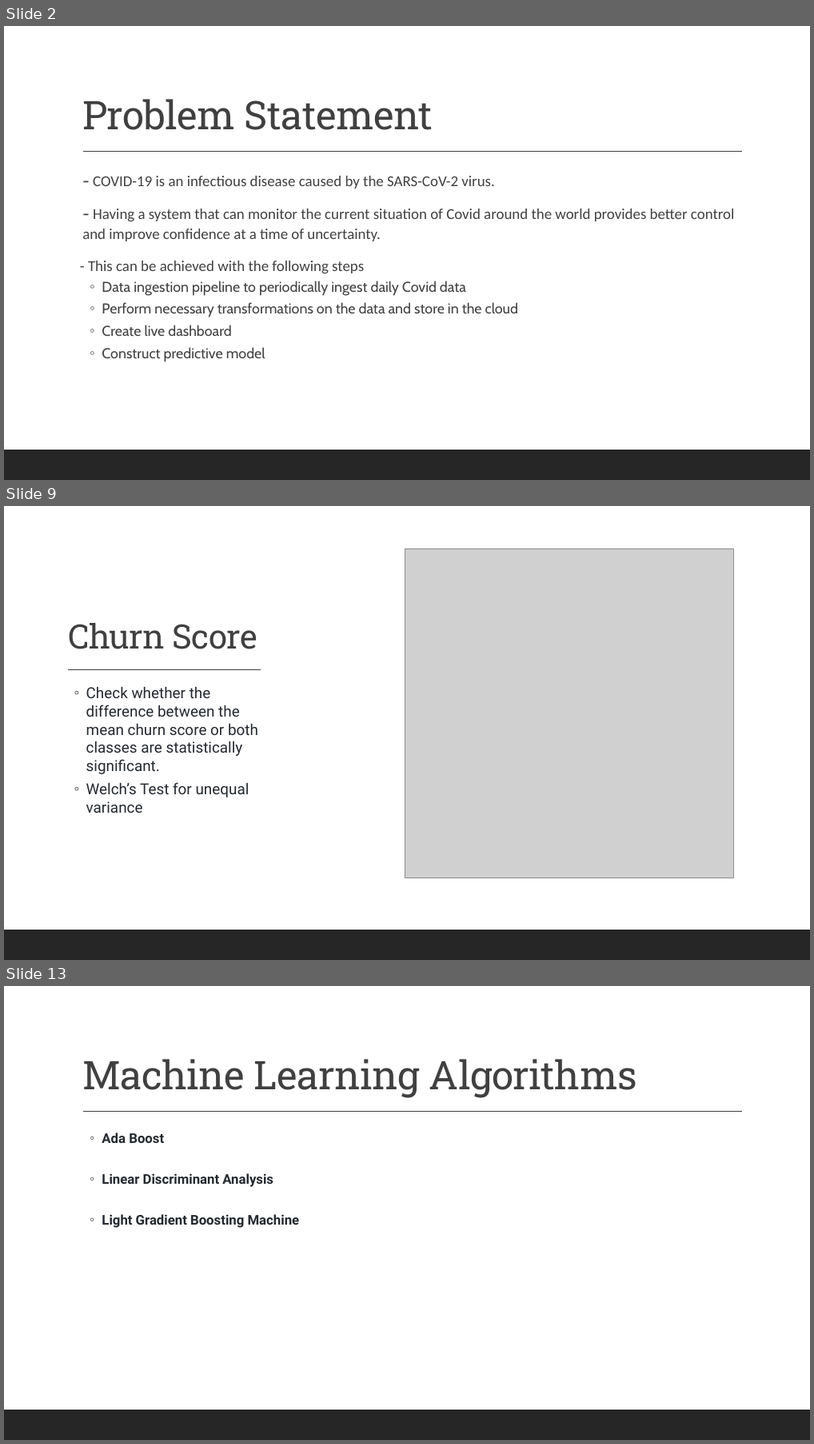
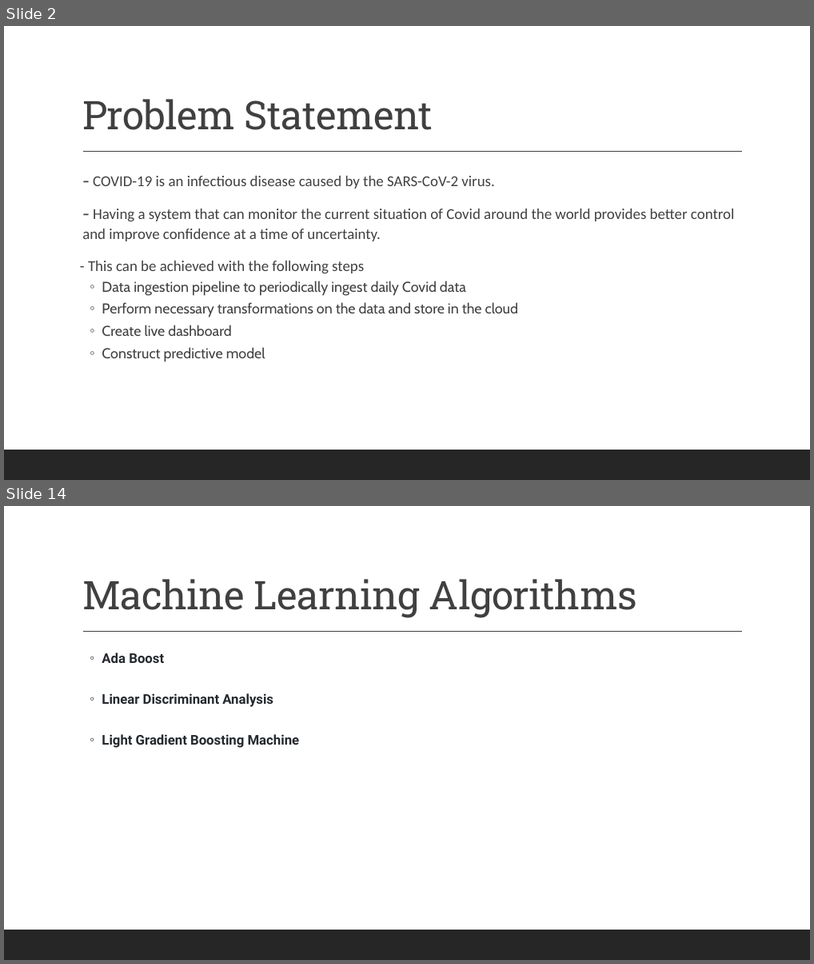
Before and after one commit to VargheseTresa/SpringBoard, a slide deck: cap3/Capstone_Final_Slides.pptx. Shown one above the other, each under a label of ours: slides 2, 9 and 13 before the commit, slides 2 and 14 after it; the slides between them are not shown. The pictures are 814x1444 and 814x964 pixels, drawn with LibreOffice and Linux fonts; fonts in the diff are those of the drawing; grey boxes stand for pictures. Boxes give left, top, right and bottom in pixels: in the first picture for what was removed or moved away, otherwise in the second. Text is boxed around its words. In the diff, an @@ line names an element or a change of style, - is before the commit and + after.

```diff
--- a/cap3/Capstone_Final_Slides.pptx
+++ b/cap3/Capstone_Final_Slides.pptx
@@ slide 9 removed at bbox=[4, 506, 810, 960], background #FFFFFF @@
@@ rectangle removed at bbox=[4, 506, 810, 960] @@
@@ picture removed at bbox=[405, 548, 734, 877] @@
@@ title removed at bbox=[68, 623, 258, 649] @@
-Churn Score
@@ line removed from (67, 670) to (261, 670) @@
@@ text removed at bbox=[86, 687, 258, 812] @@
-  ◦ Check whether the difference between the mean churn score or both classes are statistically significant.
-  ◦ Welch’s Test for unequal variance
@@ rectangle removed at bbox=[4, 929, 810, 960] @@
@@ what was slide 13 is now slide 14 @@
```
Also in this commit, not shown: 2 slides changed, 9 slides added, 9 other slides removed, 1 other file.
